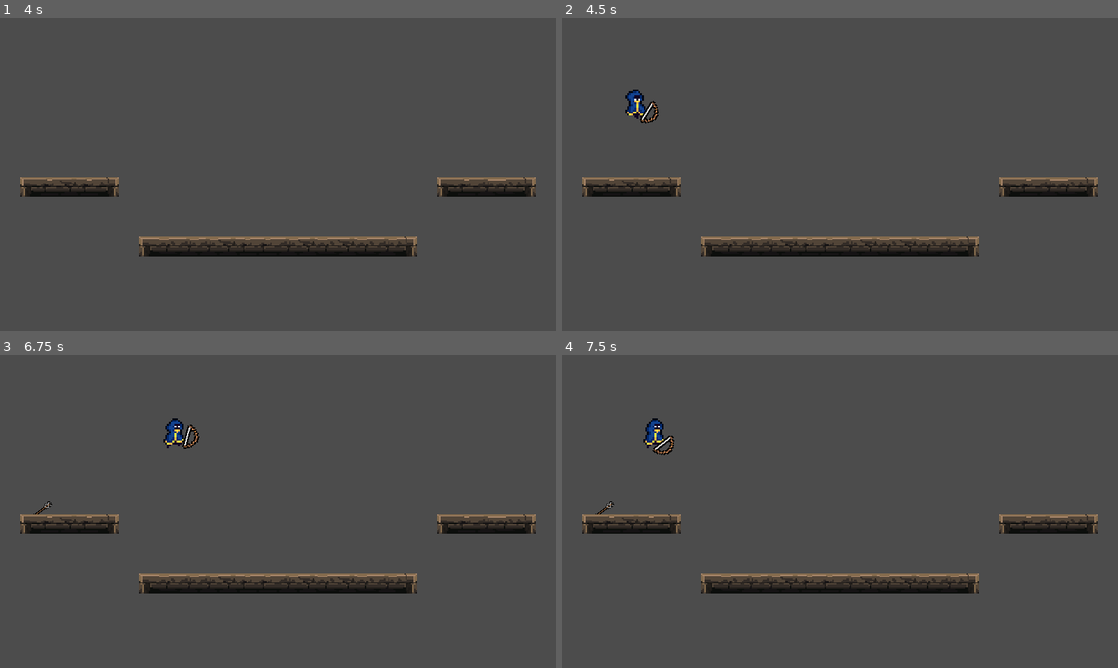
Above: before the commit, frames 1-4 (two rows, left to right).
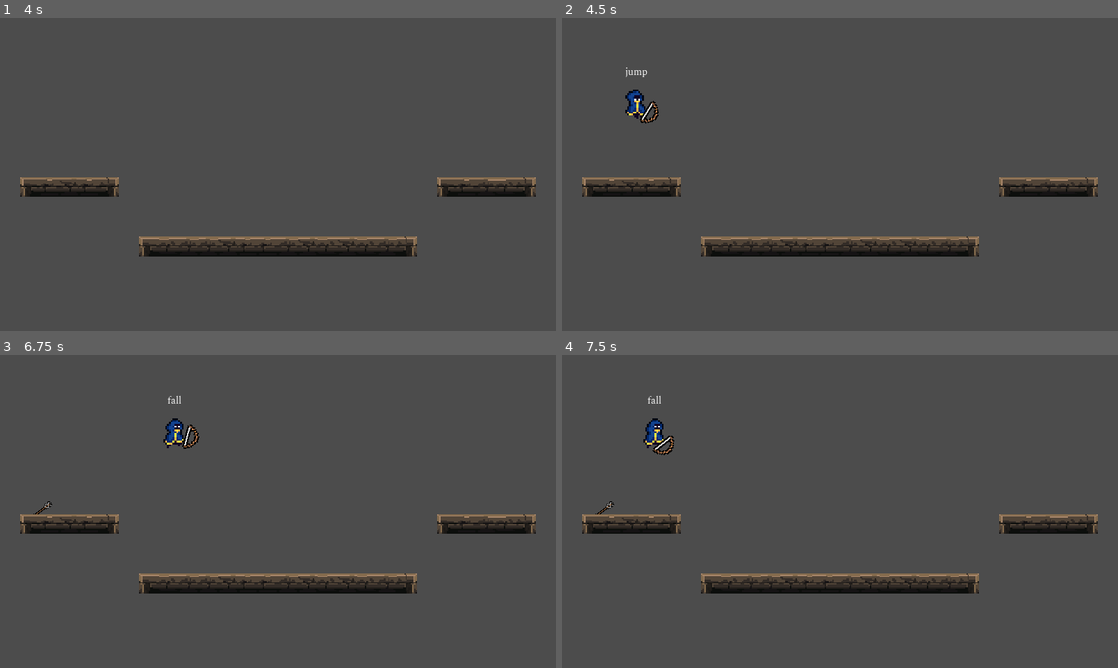
Above: after the commit, the same moments.

Repository: iubaldo/Arrowfall
Game: Godot game, scene res://Scenes/ScreenHandler.tscn
Same seed, same stepped clock (60 frames per second), same inputs: the game is played once before the commit and once after it.
Inputs (mouse positions are in pixels of both pictures, inside the frame that each line leads up to):
- Up to frame 1 (4 s): tap Enter (debug_startGame) every 0.75 s from 0.5 to 3.5 s; move the mouse to (400, 158) at 0.52 s; hold D (keyboard_move_right) 0.53-2.03 s; tap W (jump) at 0.6, 0.77, 1.07, 1.52, 1.55, 1.82, 3.02, 3.05, 3.32, 3.6, 3.77 s; tap Space (keyboard_jump) at 0.8, 1.35, 2.3, 3.8 s; move the mouse to (166, 190) at 1.27 s; move the mouse to (333, 105) at 2.02 s; press the mouse at (333, 105) at 2.03 s; hold A (keyboard_move_left) 2.03-2.78 s; move the mouse to (250, 237) at 2.77 s; release the mouse at (250, 237) at 2.78 s; hold D (keyboard_move_right) from 2.78 s (still down); right-click (250, 237) at 2.85 s; move the mouse to (444, 221) at 3.52 s
- Up to frame 2 (4.5 s): tap W (jump) at 4.07 s; tap ` (debug_createPlayerKeyboard) at 4.15 s; move the mouse to (673, 127) at 4.27 s; release D (keyboard_move_right) at 4.28 s; hold A (keyboard_move_left) from 4.28 s (still down); tap Space (keyboard_jump) at 4.35 s
- Up to frame 3 (6.75 s): tap W (jump) at 4.52, 4.55, 4.82, 6.02, 6.05, 6.32, 6.6 s; move the mouse to (305, 511) at 5.02 s; release A (keyboard_move_left) at 5.03 s; press the mouse at (305, 511) at 5.03 s; hold D (keyboard_move_right) 5.03-5.78 s; tap Space (keyboard_jump) at 5.3 s; move the mouse to (194, 433) at 5.77 s; release the mouse at (194, 433) at 5.78 s; hold A (keyboard_move_left) from 5.78 s (still down); right-click (194, 433) at 5.85 s; move the mouse to (400, 495) at 6.52 s
- Up to frame 4 (7.5 s): tap W (jump) at 6.77, 7.07 s; tap Space (keyboard_jump) at 6.8, 7.35 s; move the mouse to (728, 527) at 7.27 s; release A (keyboard_move_left) at 7.28 s; hold D (keyboard_move_right) from 7.28 s (still down)

Frame 1 is identical in both runs. In frame 2, less than 0.1% of the frame differs, in the area x 11-16%, y 15-19%; in frame 3, less than 0.1%; in frame 4, less than 0.1%.

Commit message:
fixed some movement bugs

Diff:
--- a/Scenes/Lobby.tscn
+++ b/Scenes/Lobby.tscn
@@ -5,11 +5,11 @@
 [ext_resource path="res://Sprites/HUD Elements/PlayerSilhouttes/P1Box.png" type="Texture" id=3]
 [ext_resource path="res://Sprites/HUD Elements/PlayerSilhouttes/P4Box.png" type="Texture" id=4]
 [ext_resource path="res://Sprites/HUD Elements/ControllerType/controller.png" type="Texture" id=5]
-[ext_resource path="res://Sprites/PF_Caslte_1.0/background_day3.png" type="Texture" id=6]
+[ext_resource path="res://Sprites/PF_Castle_1.0/background_day3.png" type="Texture" id=6]
 [ext_resource path="res://Sprites/HUD Elements/PlayerSilhouttes/P2Box.png" type="Texture" id=7]
 [ext_resource path="res://Sprites/HUD Elements/PlayerSilhouttes/P3Box.png" type="Texture" id=8]
-[ext_resource path="res://Sprites/PF_Caslte_1.0/background_day2.png" type="Texture" id=9]
-[ext_resource path="res://Sprites/PF_Caslte_1.0/background_day1.png" type="Texture" id=10]
+[ext_resource path="res://Sprites/PF_Castle_1.0/background_day2.png" type="Texture" id=9]
+[ext_resource path="res://Sprites/PF_Castle_1.0/background_day1.png" type="Texture" id=10]
 [ext_resource path="res://Sprites/HUD Elements/PlayerSilhouttes/Vacant.png" type="Texture" id=11]
 [ext_resource path="res://Tilesets/PFCastleTileset.tres" type="TileSet" id=12]
 
@@ -155,6 +155,7 @@
 
 [node name="P3Box" type="TextureRect" parent="CanvasLayer/Ready-Select UI/PlayerBoxes"]
 visible = false
+margin_left = 578.0
 margin_right = 864.0
 margin_bottom = 85.0
 size_flags_horizontal = 3
@@ -257,7 +258,7 @@
 
 [node name="P3Controller" type="TextureRect" parent="CanvasLayer/Ready-Select UI/PlayerControllers"]
 visible = false
-margin_left = 813.0
+margin_left = 722.0
 margin_right = 1080.0
 margin_bottom = 85.0
 size_flags_horizontal = 3
@@ -279,8 +280,8 @@
 
 [node name="P4Controller" type="TextureRect" parent="CanvasLayer/Ready-Select UI/PlayerControllers"]
 visible = false
-margin_left = 675.0
-margin_right = 767.0
+margin_left = 813.0
+margin_right = 1080.0
 margin_bottom = 85.0
 size_flags_horizontal = 3
 size_flags_vertical = 3
--- a/Scenes/Main Scene.tscn
+++ b/Scenes/Main Scene.tscn
@@ -1,7 +1,7 @@
 [gd_scene load_steps=48 format=2]
 
 [ext_resource path="res://Scripts/Blastzone.gd" type="Script" id=1]
-[ext_resource path="res://Sprites/PF_Caslte_1.0/mainlevbuild_A.png" type="Texture" id=2]
+[ext_resource path="res://Sprites/PF_Castle_1.0/mainlevbuild_A.png" type="Texture" id=2]
 [ext_resource path="res://Scripts/PlayerManager.gd" type="Script" id=3]
 [ext_resource path="res://Scenes/TestArrowShooter.tscn" type="PackedScene" id=5]
 
--- a/Scenes/Player.tscn
+++ b/Scenes/Player.tscn
@@ -76,7 +76,7 @@
 nodes/Walk/node = SubResource( 11 )
 nodes/Walk/position = Vector2( -20, 300 )
 nodes/output/position = Vector2( 1180, 140 )
-node_connections = [ "output", 0, "InAirState", "Movement", 0, "Idle", "Movement", 1, "MoveTime", "InAirState", 0, "Movement", "InAirState", 1, "InAir", "MoveTime", 0, "Walk", "InAir", 0, "Fall", "InAir", 1, "Jump" ]
+node_connections = [ "output", 0, "InAirState", "InAirState", 0, "Movement", "InAirState", 1, "InAir", "Movement", 0, "Idle", "Movement", 1, "MoveTime", "InAir", 0, "Fall", "InAir", 1, "Jump", "MoveTime", 0, "Walk" ]
 
 [sub_resource type="RectangleShape2D" id=13]
 
--- a/Scripts/Bow.gd
+++ b/Scripts/Bow.gd
@@ -1,6 +1,6 @@
 extends Node2D
 
-onready var tileMap : TileMap = get_parent().get_parent().get_node("ForegroundTileMap")
+# onready var tileMap : TileMap = get_parent().get_parent().get_node("ForegroundTileMap")
 onready var bowSprite : Sprite = get_node("BowSprite")
 
 onready var basicArrow : Texture = load("res://Sprites/bow and arrow cut/tile005.png")
--- a/Scripts/Lobby.gd
+++ b/Scripts/Lobby.gd
@@ -53,7 +53,7 @@
 
 
 func _process(delta):
-	if Input.is_action_just_pressed("debug_createPlayerKeyboard"):
+	if Input.is_action_just_pressed("keyboard_jump"):
 		if (keyboardAvailable):
 			add_character(keyboardPlayer)
 	elif Input.is_action_just_pressed("debug_removePlayerKeyboard"):
--- a/Scripts/PlayerController.gd
+++ b/Scripts/PlayerController.gd
@@ -231,11 +231,17 @@
 			velocity.x += inputVector.x * ACCELERATION * delta;
 			velocity.x = clamp(velocity.x, -MAX_SPEED, MAX_SPEED)
 
-			if inputVector.y < 0 && ![playerFSM.states.jump, playerFSM.states.fall].has(playerFSM.state):
+			if !usingController && inputVector.y < 0 && ![playerFSM.states.jump, playerFSM.states.fall].has(playerFSM.state):
 				if inputVector.x != 0:
 					velocity.x *= 0.9
 				else:
 					velocity.x = 0
+			elif usingController && inputVector.y > 0.4 && ![playerFSM.states.jump, playerFSM.states.fall].has(playerFSM.state):
+				if abs(inputVector.x) > 0.2:
+					velocity.x *= 0.9
+				else:
+					velocity.x = 0
+
 		else:
 			if is_on_floor():
 				velocity.x = lerp(velocity.x, 0, FRICTION)
--- a/Scripts/PlayerStateMachine.gd
+++ b/Scripts/PlayerStateMachine.gd
@@ -13,11 +13,13 @@
 	call_deferred("setState", states.idle)
 
 func _process(delta):
-	# stateLabel.text = states.keys()[state]
+	stateLabel.text = states.keys()[state]
+
 	var input = parent.handleMoveInput()
 	if parent.pressJump:
-		if input.y < 0:
+		if input.y > 0.4:
 			parent.set_collision_mask_bit(parent.DROP_THRU_BIT, false)
+			print("can drop")
 		else:
 			parent.jumpForgivenessTimer.start()
 			if state == states.wallSlide:
@@ -39,6 +41,7 @@
 		parent.coyoteTimer.stop()
 		parent.jumpForgivenessTimer.stop()
 		parent.jump()
+
 
 	#	if [states.jump, states.doubleJump].has(state):
 		# variable jump height here
--- a/Scripts/Shield.gd
+++ b/Scripts/Shield.gd
@@ -8,9 +8,9 @@
 
 var rotationStepAngle = 50
 var targetAngle = 0
-var shieldAngle = 60
+var shieldAngle = 0
 var angleFrom = 0
-var angleTo = 120
+var angleTo = 0
 var center = Vector2(0, 0)
 var radiusInner = 45
 var radiusOuter = 50
--- a/Tilesets/PFCastleTileset.tres
+++ b/Tilesets/PFCastleTileset.tres
@@ -1,6 +1,6 @@
 [gd_resource type="TileSet" load_steps=73 format=2]
 
-[ext_resource path="res://Sprites/PF_Caslte_1.0/mainlevbuild_A.png" type="Texture" id=1]
+[ext_resource path="res://Sprites/PF_Castle_1.0/mainlevbuild_A.png" type="Texture" id=1]
 
 [sub_resource type="ConvexPolygonShape2D" id=1]
 points = PoolVector2Array( 16, 16, 0, 16, 0, 0, 16, 0 )
Renamed: Sprites/PF_Caslte_1.0/background_day1.png -> Sprites/PF_Castle_1.0/background_day1.png
Not shown, changed: Sprites/PF_Castle_1.0/background_day1.png.import
Renamed: Sprites/PF_Caslte_1.0/background_day2.png -> Sprites/PF_Castle_1.0/background_day2.png
Not shown, changed: Sprites/PF_Castle_1.0/background_day2.png.import
Renamed: Sprites/PF_Caslte_1.0/background_day3.png -> Sprites/PF_Castle_1.0/background_day3.png
Not shown, changed: Sprites/PF_Castle_1.0/background_day3.png.import
Renamed: Sprites/PF_Caslte_1.0/background_night1.png -> Sprites/PF_Castle_1.0/background_night1.png
Not shown, changed: Sprites/PF_Castle_1.0/background_night1.png.import
Renamed: Sprites/PF_Caslte_1.0/background_night2.png -> Sprites/PF_Castle_1.0/background_night2.png
Not shown, changed: Sprites/PF_Castle_1.0/background_night2.png.import
Renamed: Sprites/PF_Caslte_1.0/background_night3.png -> Sprites/PF_Castle_1.0/background_night3.png
Not shown, changed: Sprites/PF_Castle_1.0/background_night3.png.import
(and 10 more such lines)
